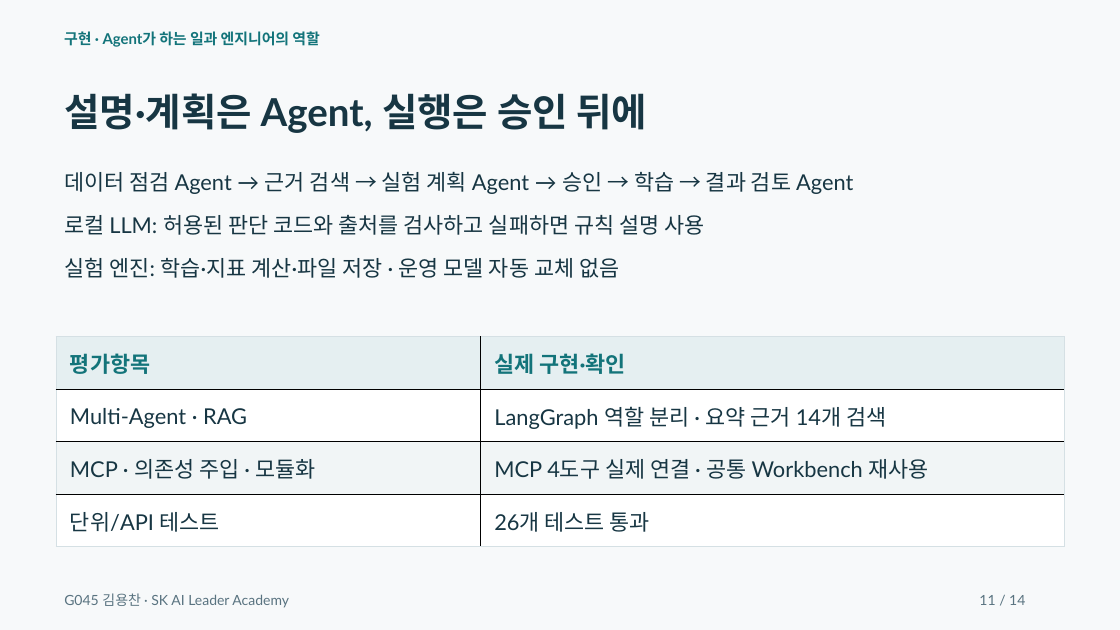
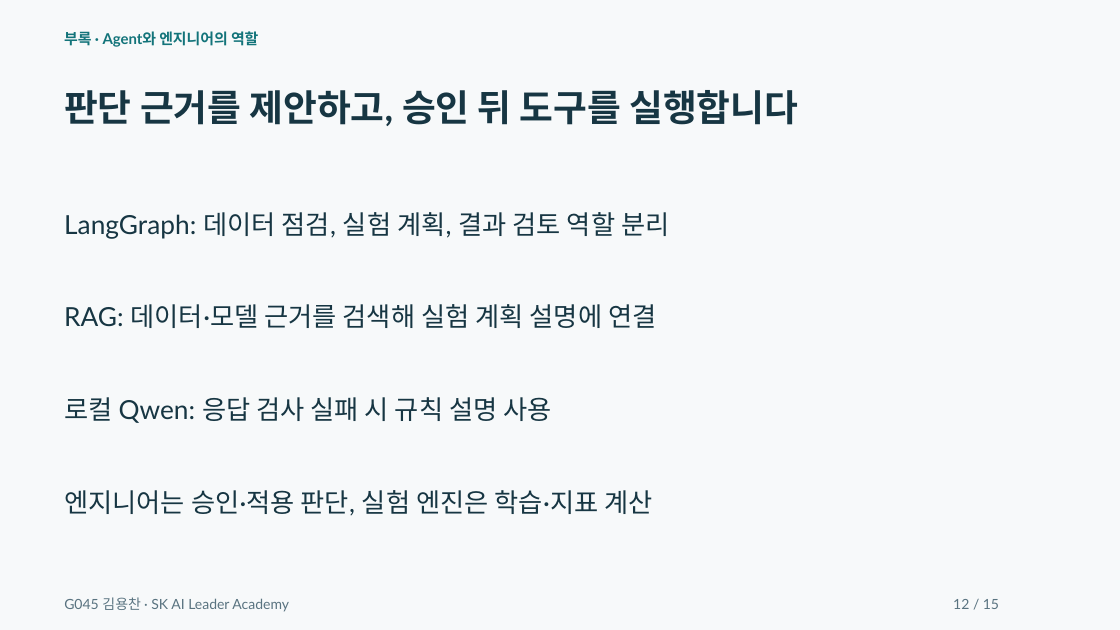
Before and after one commit to dragonchan95/Semiconductor-AI-Agent, a slide deck: slide 12 of docs/G045_Semiconductor_Agent.pptx (slide 11 before the commit). Drawn at 1120x630 pixels with LibreOffice and Linux fonts; fonts in the diff are those of the drawing. Boxes give left, top, right and bottom in pixels: in the first picture for what was removed or moved away, otherwise in the second. Text is boxed around its words. In the diff, an @@ line names an element or a change of style, - is before the commit and + after.

Commit message:
Use 60-20-20 evaluation and show the complete agent workflow

```diff
--- a/docs/G045_Semiconductor_Agent.pptx
+++ b/docs/G045_Semiconductor_Agent.pptx
@@ text at (64,31,258,47): text changed @@
-구현 · Agent가 하는 일과 엔지니어의 역할
+부록 · Agent와 엔지니어의 역할
@@ text at (64,90,799,126): text changed; size 33 to 31.5 pt @@
-설명·계획은 Agent, 실행은 승인 뒤에
+판단 근거를 제안하고, 승인 뒤 도구를 실행합니다
@@ text at (64,212,669,239): text changed; size 18.8 to 22.5 pt @@
-데이터 점검 Agent → 근거 검색 → 실험 계획 Agent → 승인 → 학습 → 결과 검토 Agent
+LangGraph: 데이터 점검, 실험 계획, 결과 검토 역할 분리
@@ text removed at (64,215,704,235) @@
-로컬 LLM: 허용된 판단 코드와 출처를 검사하고 실패하면 규칙 설명 사용
@@ text removed at (64,257,619,278) @@
-실험 엔진: 학습·지표 계산·파일 저장 · 운영 모델 자동 교체 없음
@@ text added at (64,304,656,328), 22.5 pt, text #173643 @@
+RAG: 데이터·모델 근거를 검색해 실험 계획 설명에 연결
@@ table removed at (56,337,1065,547), 4 rows, 2 columns @@
-평가항목 | 실제 구현·확인
-Multi-Agent · RAG | LangGraph 역할 분리 · 요약 근거 14개 검색
-MCP · 의존성 주입 · 모듈화 | MCP 4도구 실제 연결 · 공통 Workbench 재사용
-단위/API 테스트 | 26개 테스트 통과
@@ text added at (64,397,551,423), 22.5 pt, text #173643 @@
+로컬 Qwen: 응답 검사 실패 시 규칙 설명 사용
@@ text added at (64,490,652,516), 22.5 pt, text #173643 @@
+엔지니어는 승인·적용 판단, 실험 엔진은 학습·지표 계산
@@ text "G045 김용찬 · SK AI ...": place and size @@
-text "G045 김용찬 · SK AI ..." at (64,593,289,608)
+text "G045 김용찬 · SK AI ..." at (64,597,289,612)
@@ text added at (953,599,999,609), 12 pt, text #597380 @@
+12 / 15
@@ text removed at (979,595,1025,605) @@
-11 / 14
```
Also in this commit, not shown: 4 other slides changed, 10 slides added, 9 slides removed, 30 other files.
